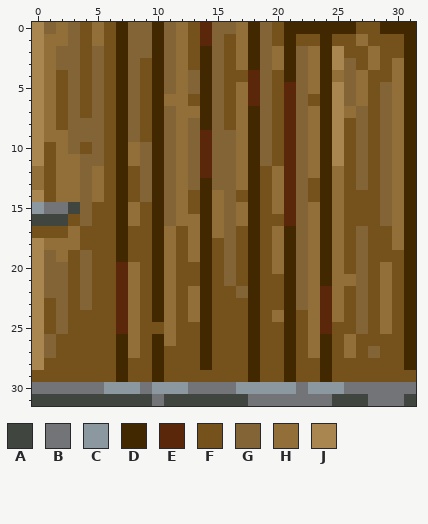
One commit to this pixel-art sprite: Medival_pack/textures/blocks/door_wood_lower.png. The picture above is the old version.
The file is 32x32 pixels. Colours within 5 levels of each other are drawn and written as one.
Palette (. is transparent): A #40463f  B #737478  C #8b98a0  D #422800  E #5b270b  F #75511b  G #826437  H #926e38  J #a9854f
Pixels before, first column x 0:
 0 JGHGFHFDGGDGHFEGGHDGFDDDDDDFFDDD
 1 JHHGFHFDGGDGHFEGFHDGFDFFDFFHFFFD
 2 JHGGFGFDGGDGHFDGFHDGHDGHDJFFHFFD
 3 JHGGFGFDGFDGHFDGFHDGHDGHDJGFHFHD
 4 JHFGFGFDGFDGHGDGFFEGFDGHDHGHFFHD
 5 JHFGFGFDGFDGHGDGFHEGFEGHDJGHFGHD
 6 JHFGFGFDGFDHHFDGFHEGFEGFDJGHFGHD
 7 JHFGFGFDGFDGHHDGFHDGFEGHDJHGFGHD
 8 JHFGGGFDGFDGHGDGFHDGFEGHDJFGFGHD
 9 JHHGGGFDGFDGHGEGGHDGFEGHDJFGFGHD
10 JFHGFGFDHGDGHGEGGHDGFEGHDJFGFGHD
11 JFHHGGFDHGDGHGEGGHDGFEGHDJFGFGHD
12 HFHHGHFDFGDGHGEGGHDFHEGHDHFGFGHD
13 HFHHGHFDFGDGHGDGGHDFHEGFDHFGFGHD
14 JFHHGHFDFGDGHFDHGFDFHEGFDHFFFGHD
15 CBBAGFFDHFDGHFDHGHDFHEGHDHFFFGHD
16 AAAFGFFDHFDGHHDHGHDFFEGHDHFFFGHD
17 FFFHFFFDFFDHFHDHGFDFHDGHDHFGFFHD
18 JHHHFFFDFFDHFHDFGFDFHDGHDHFGFFHD
19 JGHFGFFDFFDHFHDFGFDFHDGHDHFGFFFD
20 JGGFGFFEHFDHFFDFGFDFHDGHDHFGFHFD
21 JGGFGFFEHFDHFFDFGFDFFDGHDHHGFHFD
22 JGGFGFFEHFDHFHDFFGDFFDGHEHFGFHFD
23 JFGFGFFEHFDHFHDFFFDFFDGHEHFGFHFD
24 JFGFFFFEHFDHFHDFFFDFHDFHEHFGFHFD
25 JFGFFFFEHFFHFFDFFFDFFDFHEFFGFHFD
26 JGFFFFFDHFDHFFDFFFDFFDFHDFHFFFFD
27 JGFFFFFDHFDFFFDFFFDFFDFHDFHFGFFD
28 JFFFFFFDFFDFFFDFFFDFFDFFDFFFFFFD
29 FFFFFFFDFFDFFFFFFFDFFDFFDFFFFFFF
30 BBBBBBCCCBCCCBBBBCCCCCBCCCBBBBBB
31 AAAAAAAAAABAAAAAAABBBBBBBAAABBBA
Once edited:
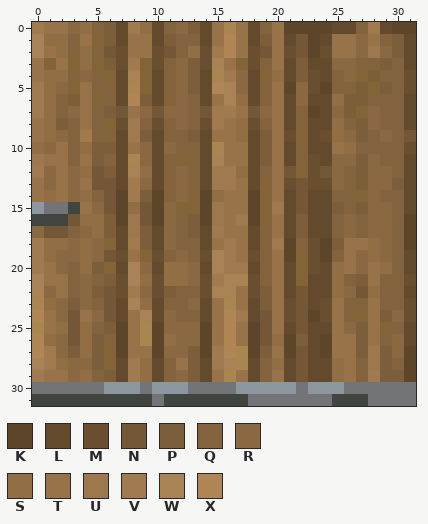
Colours new in this view: K #5d452a  L #634a2d  M #694f30  N #745737  P #7d5e3a  Q #83633d  R #8a6842  S #926e45  T #987249  U #9c784f  V #a27a50  W #a98355  X #b08655
What changed:
Changed rows in their new state; - is an unchanged pixel.
first column x 0:
 0 VTTRSQPLVSLQRPLTJTLQTKKKKLLQVLKK
 1 WSSQTGPLTTLPQQLTXTLPTLNKLTTRTQPL
 2 WTSQSQNMTTMNQSMVXTMNTMNKMTTRURPL
 3 TGT-S-PMVGMQRPMWTGMQTLPLLRRQQPQL
 4 TSSQRQGLWGLQRPLJVRL-SLPMLQRGPQQM
 5 VSR-TQQLJGLQRPLXWRLQTKRMKQQPGPQM
 6 VSQPT-QLXPLGRQLTWSLQTLRLLSPPQQQL
 7 VSQRTQPNTRNRRQNVVTNRTLQKLRP-RQQL
 8 TSPQTQGMVQMQRQMVTSMQTLQLLSQPRQQL
 9 TSRQVQQLVPLQQPLTTSLPTM-LMSRPQRQN
10 SRTQSPPLTRLRQQLJTTLPTLQLLTSQQQQM
11 UTTQTPQLJRLQGQLWTTLPTLQMLRRPRQQL
12 VRTRSNPLWSLQRQLVVSLQTN-MNRQPRRQL
13 TRTRTNNLVRLQRQLVVTLGTMNMMRQPRRPL
14 TSTRSQNKVPKQRGKSTTKGTLNLLQQGRQQL
15 ----TRNKSNKRGGKUTTKGVLNLLPQPRRQL
16 ---NSSPKUNKRQPKUTVKGTLPLLQRQRRQK
17 RNNQRSPLUPLRQPLVTTLQTLPLLQRQRRQK
18 VSSRSRGLVPLRQQLTVTLQVKQMKPTTSRQK
19 VSRRSRNMTGMQRQMWVTMQTK-MKQTRSRQL
20 VTRQSPGLWRLSSRLWVVLQTL-MLSTRTSQL
21 WTTQRQPMWSMSSRMVWWMQTL-LLSQPTQQM
22 WRTQRPNMVRMPQQMWWTMPTLNLLSRNSQQL
23 -SRPRQNLWSLQQRLTJTLPTMNLMTQQTQQM
24 XTRNTRNLTWLRQQLTXVLNTMNKMTQ-TPRM
25 -TSNSQPKTJKRRRKTXTKNTLNLLTRPTGQL
26 XSRNSPQKTJKSRRKTXTKNSKPLKTTPTQRL
27 XVRPSPGKTTKRRPKVXJKPTKNLKTTPUPRK
28 WVSRRPGLVSLQTPLVWJLQSLNLLSTQUPQK
29 VTTRSQPLVSLQRPLTJTLQTLNLLSTQVPPK
31 -------------------------------B
Boxes around the changes in both pictures, in picture pixels (x1, y1, x2, y2):
changed: (32, 22, 416, 406)
